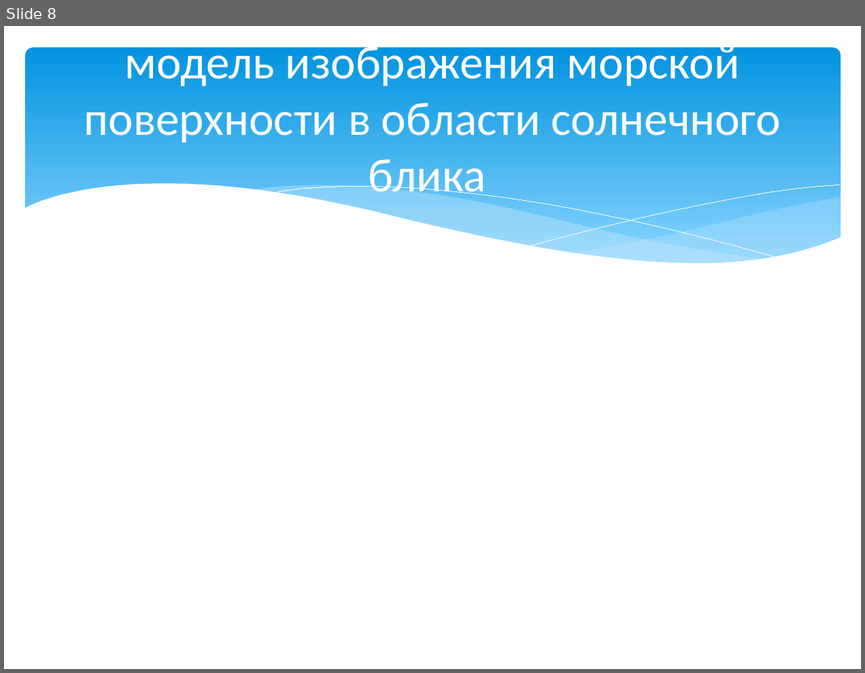
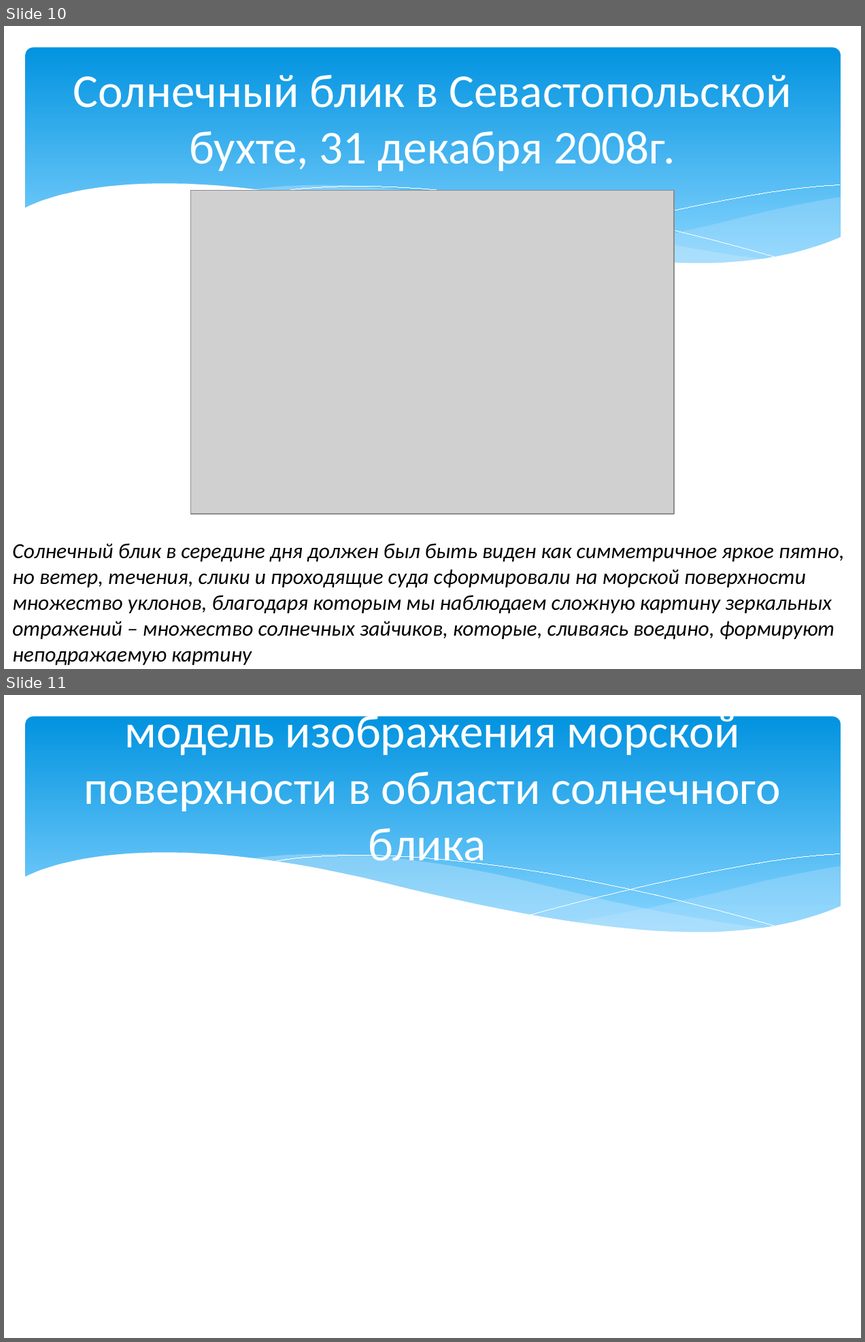
Before and after one commit to magican/Disser, a slide deck: Мясоедов_2014.pptx. Shown one above the other, each under a label of ours: slide 8 before the commit, slides 10 and 11 after it. The pictures are 865x673 and 865x1342 pixels, drawn with LibreOffice and Linux fonts; fonts in the diff are those of the drawing; grey boxes stand for pictures. Boxes give left, top, right and bottom in pixels: in the first picture for what was removed or moved away, otherwise in the second. Text is boxed around its words. In the diff, an @@ line names an element or a change of style, - is before the commit and + after.

```diff
--- a/Мясоедов_2014.pptx
+++ b/Мясоедов_2014.pptx
@@ slide 10 added at (x1=4, y1=26, x2=861, y2=669), background #FFFFFF; not listed: 6 template elements that a slide beside it also shows @@
@@ title added at (x1=73, y1=75, x2=791, y2=172), 39.6 pt, text #FFFFFF @@
+Солнечный блик в Севастопольской бухте, 31 декабря 2008г.
@@ picture added at (x1=191, y1=191, x2=674, y2=514) @@
@@ text added at (x1=12, y1=543, x2=844, y2=665), 18 pt, text #000000, italic @@
+Солнечный блик в середине дня должен был быть виден как симметричное яркое пятно, но ветер, течения, слики и проходящие суда сформировали на морской поверхности множество уклонов, благодаря которым мы наблюдаем сложную картину зеркальных отражений – множество солнечных зайчиков, которые, сливаясь воедино, формируют неподражаемую картину
@@ what was slide 8 is now slide 11 @@
```
Also in this commit, not shown: 7 slides changed, 2 other slides added.
